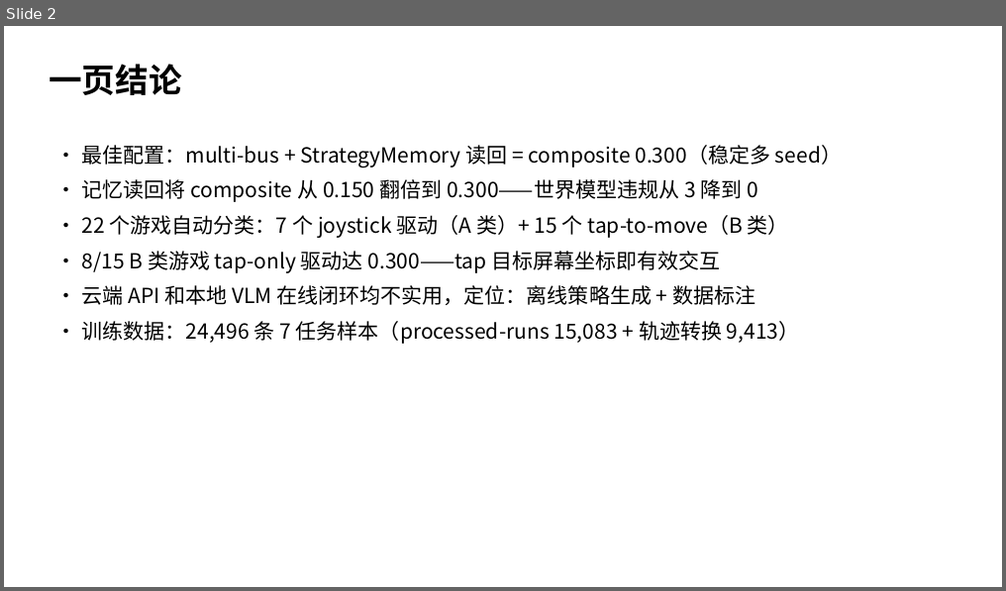
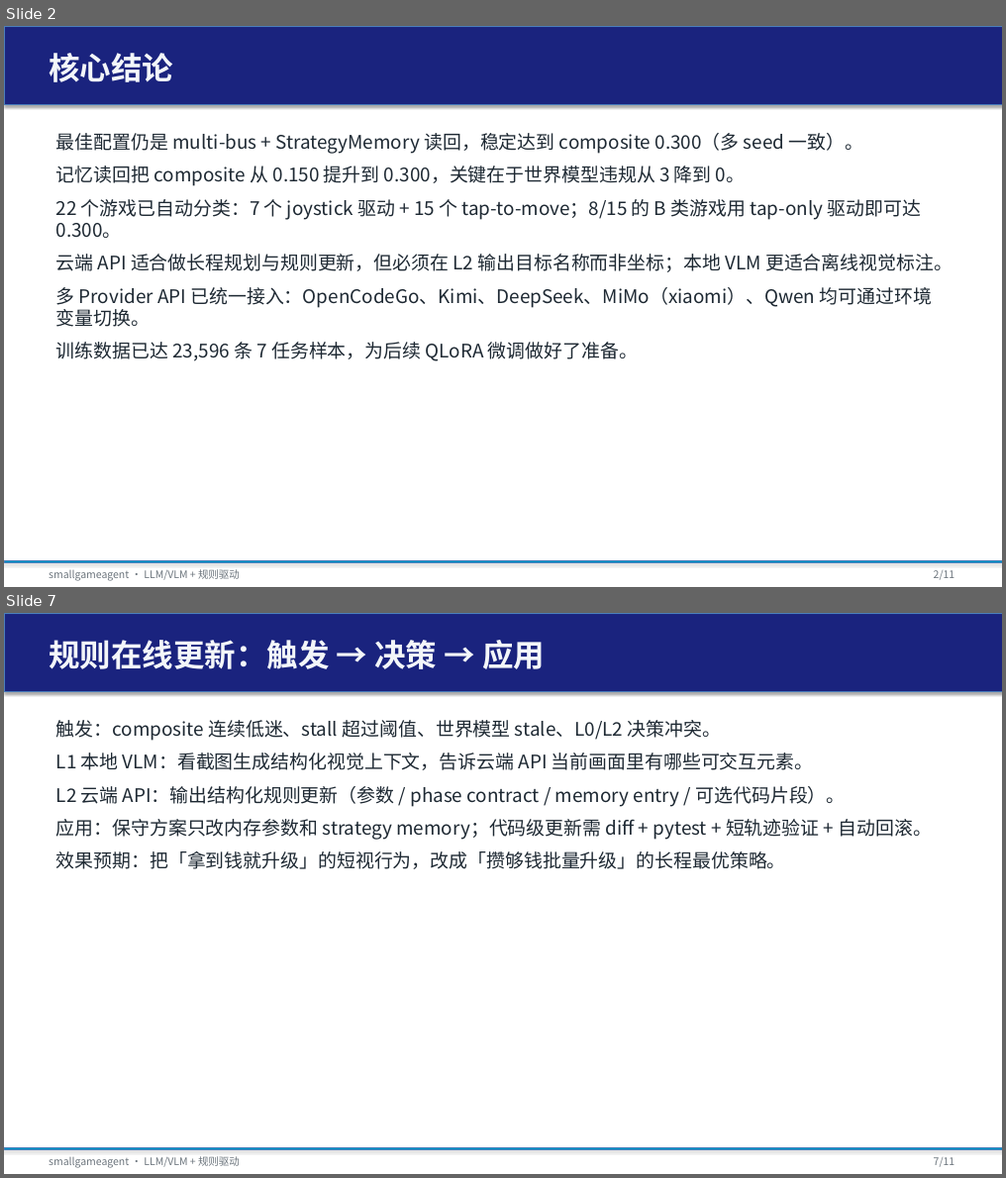
Before and after one commit to tzhazuma/smallgameagent, a slide deck: reports/smallgameagent_report.pptx. Shown one above the other, each under a label of ours: slide 2 before the commit, slides 2 and 7 after it; the slides between them are not shown. The pictures are 1006x591 and 1006x1178 pixels, drawn with LibreOffice and Linux fonts; fonts in the diff are those of the drawing. Boxes give left, top, right and bottom in pixels: in the first picture for what was removed or moved away, otherwise in the second. Text is boxed around its words. In the diff, an @@ line names an element or a change of style, - is before the commit and + after.

Commit message:
P9: multi-provider API, online rule update, report/PPT visual fix, training data 34k\n\n- Add .env with OpenCodeGo/Kimi/DeepSeek/MiMo/Qwen providers (gitignored).\n- Implement MultiProviderClient in src/agent/api_client.py with tests.\n- Add RuleUpdateTrigger/Planner/apply_rule_patch + RULE_UPDATE bus message.\n- Integrate rule update into HierarchicalPlanner + HierarchicalMaker.\n- Run rule update A/B: rule=0.112, multi-bus-memory=0.038, hierarchical=0.150.\n- Regenerate training data: total_samples 34,150 across 22 games.\n- Fix PPT color rendering in LibreOffice (remove line.fill.background, use line.width=0).\n- Update REPORT.md ch.12-17 and EXPERIMENT_RESULTS.md.\n- pytest 697 passed, 58 skipped; ruff clean.

```diff
--- a/reports/smallgameagent_report.pptx
+++ b/reports/smallgameagent_report.pptx
@@ slide 7 added at box(4, 613, 1002, 1174), background #FFFFFF @@
@@ rectangle added at box(4, 613, 1002, 691), fill #1A237E, outline #4B7EBC 0.75 pt @@
@@ text added at box(49, 640, 545, 669), 30 pt, text #F3F6F9, bold @@
+规则在线更新：触发 → 决策 → 应用
@@ text added at box(56, 720, 933, 869), 18 pt, text #1E2933 @@
+触发：composite 连续低迷、stall 超过阈值、世界模型 stale、L0/L2 决策冲突。
+L1 本地 VLM：看截图生成结构化视觉上下文，告诉云端 API 当前画面里有哪些可交互元素。
+L2 云端 API：输出结构化规则更新（参数 / phase contract / memory entry / 可选代码片段）。
+应用：保守方案只改内存参数和 strategy memory；代码级更新需 diff + pytest + 短轨迹验证 + 自动回滚。
+效果预期：把「拿到钱就升级」的短视行为，改成「攒够钱批量升级」的长程最优策略。
@@ rectangle added at box(4, 1149, 1002, 1150), fill #0096C7, outline #4B7EBC 0.75 pt @@
@@ text added at box(49, 1157, 240, 1168), 10 pt, text #6C757D @@
+smallgameagent · LLM/VLM + 规则驱动
@@ text added at box(934, 1157, 955, 1167), 10 pt, text #6C757D @@
+7/11
@@ slide 2 changed as well @@
@@ rectangle added at box(4, 26, 1002, 104), fill #1A237E, outline #4B7EBC 0.75 pt @@
@@ text at box(49, 53, 173, 82): text changed; size 32 to 30 pt; text colour #000000 to #F3F6F9 @@
-一页结论
+核心结论
@@ text at box(56, 133, 952, 362): text changed; size 20 to 18 pt; text colour #000000 to #1E2933 @@
-• 最佳配置：multi-bus + StrategyMemory 读回 = composite 0.300（稳定多 seed）
-• 记忆读回将 composite 从 0.150 翻倍到 0.300——世界模型违规从 3 降到 0
-• 22 个游戏自动分类：7 个 joystick 驱动（A 类）+ 15 个 tap-to-move（B 类）
-• 8/15 B 类游戏 tap-only 驱动达 0.300——tap 目标屏幕坐标即有效交互
-• 云端 API 和本地 VLM 在线闭环均不实用，定位：离线策略生成 + 数据标注
-• 训练数据：24,496 条 7 任务样本（processed-runs 15,083 + 轨迹转换 9,413）
+最佳配置仍是 multi-bus + StrategyMemory 读回，稳定达到 composite 0.300（多 seed 一致）。
+记忆读回把 composite 从 0.150 提升到 0.300，关键在于世界模型违规从 3 降到 0。
+22 个游戏已自动分类：7 个 joystick 驱动 + 15 个 tap-to-move；8/15 的 B 类游戏用 tap-only 驱动即可达 0.300。
+云端 API 适合做长程规划与规则更新，但必须在 L2 输出目标名称而非坐标；本地 VLM 更适合离线视觉标注。
+多 Provider API 已统一接入：OpenCodeGo、Kimi、DeepSeek、MiMo（xiaomi）、Qwen 均可通过环境变量切换。
+训练数据已达 23,596 条 7 任务样本，为后续 QLoRA 微调做好了准备。
@@ rectangle added at box(4, 562, 1002, 563), fill #0096C7, outline #4B7EBC 0.75 pt @@
@@ text added at box(49, 570, 240, 581), 10 pt, text #6C757D @@
+smallgameagent · LLM/VLM + 规则驱动
@@ text added at box(934, 570, 955, 580), 10 pt, text #6C757D @@
+2/11
```
Also in this commit, not shown: 5 other slides changed, 4 other slides added, 5 slides removed, 34 other files.
